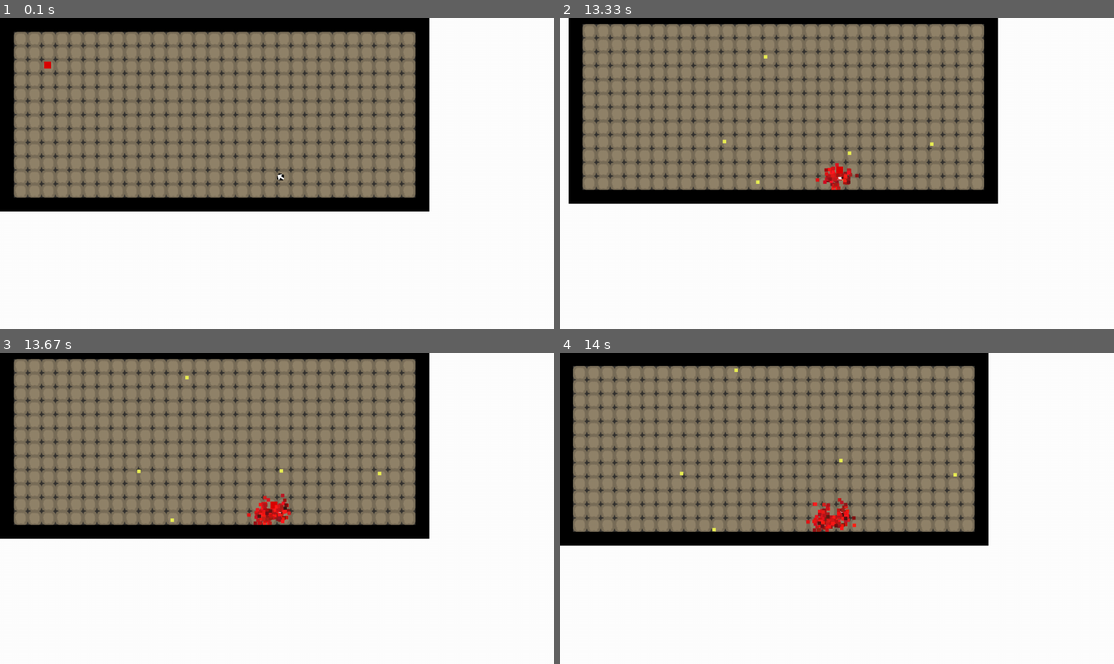
Above: before the commit, frames 1-4 (two rows, left to right).
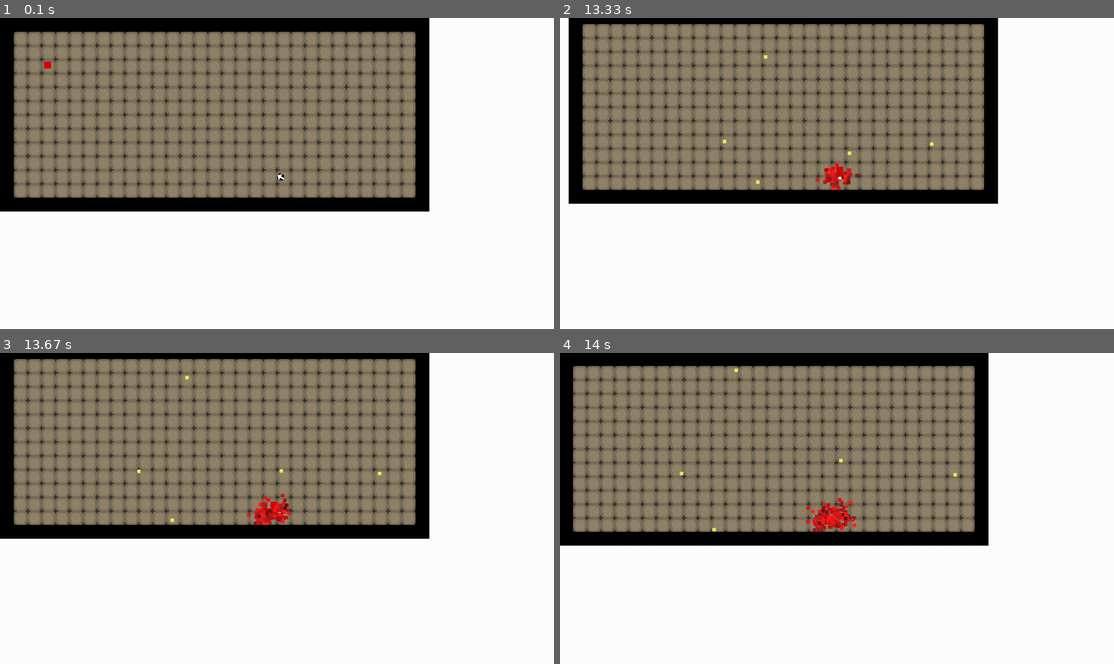
Above: after the commit, the same moments.

Repository: FRadford/pygame-systems
Game: pygame game, started from examples/simple/top_down.py
Two runs of this game, one before a commit and one after it. Both use one fixed random seed, a clock stepped at 60 frames per second and the inputs below.
Inputs (mouse positions are in pixels of both pictures, inside the frame that each line leads up to):
- Up to frame 1 (0.1 s): no input
- Up to frame 2 (13.33 s): click (837, 173) at 0.38 s; hold A 0.67-1.2 s; click (909, 89) at 0.75 s; hold S 1.23-1.53 s; click (742, 245) at 1.32 s; hold A 1.57-1.97 s; click (859, 210) at 1.65 s; hold W 2-2.37 s; click (692, 269) at 2.08 s; hold D 2.4-3.03 s; click (659, 217) at 2.48 s; hold S 3.07-3.43 s; click (981, 58) at 3.15 s; hold A 3.47-3.93 s; click (842, 77) at 3.55 s; hold D 3.97-4.43 s; click (670, 154) at 4.05 s; hold W 4.47-4.77 s; click (886, 92) at 4.55 s; hold D 4.8-5.27 s; click (698, 248) at 4.88 s; hold A 5.3-5.83 s; click (875, 167) at 5.38 s; hold S 5.87-6.17 s; click (931, 282) at 5.95 s; hold A 6.2-6.6 s; click (776, 142) at 6.28 s; hold W 6.63-7 s; click (676, 111) at 6.72 s; hold D 7.03-7.67 s; click (964, 173) at 7.12 s; hold S 7.7-8.07 s; click (809, 176) at 7.78 s; hold A 8.1-8.57 s; click (787, 238) at 8.18 s; hold D 8.6-9.07 s; move the mouse to (698, 220) at 8.63 s; click (698, 220) at 8.68 s; hold W 9.1-9.4 s; click (770, 204) at 9.18 s; hold D 9.43-9.9 s; click (715, 120) at 9.52 s; hold A 9.93-10.47 s; move the mouse to (825, 282) at 9.97 s; click (825, 282) at 10.02 s; hold S 10.5-10.8 s; click (781, 98) at 10.58 s; hold A 10.83-11.23 s; click (626, 117) at 10.92 s; hold W 11.27-11.63 s; move the mouse to (947, 136) at 11.3 s; click (947, 136) at 11.35 s; hold D 11.67-12.3 s; click (643, 201) at 11.75 s; hold S 12.33-12.7 s; click (1041, 291) at 12.42 s; hold A 12.73-13.2 s; click (837, 61) at 12.82 s; hold D from 13.23 s (still down); click (759, 241) at 13.32 s
- Up to frame 3 (13.67 s): keep holding D
- Up to frame 4 (14 s): release D at 13.7 s; hold W from 13.73 s (still down); click (720, 514) at 13.82 s

Frames 1-3 are identical in both runs. In frame 4, 0.2% of the frame differs, in the area x 44-54%, y 47-58%.

Commit message:
Simple AI mixin, cleanup

Diff:
--- a/examples/simple/extend/entities.py
+++ b/examples/simple/extend/entities.py
@@ -1,9 +1,7 @@
 import itertools
 import math
 
-import pygame
-
-import systems.entities
+import systems
 
 
 class Player(systems.entities.Player):
@@ -12,8 +10,6 @@
         self.attack_type = self.shoot
         self.attack_strength = 5
         self.cool_down = 10
-
-        self.projectiles = pygame.sprite.Group()
 
         self.max_health = 100
         self.health = self.max_health
@@ -40,7 +36,7 @@
 
 class Bullet(systems.entities.DynamicSprite):
     def __init__(self, x, y, angle, speed, strength):
-        super(Bullet, self).__init__(x, y, {"base": "examples/simple/assets/bullet.png"}, scale=0.5)
+        super(Bullet, self).__init__(x, y, {"base": "assets/bullet.png"}, scale=0.5)
         self.speed = speed
         self.strength = strength
         self.dx, self.dy = self.parse_directions(math.radians(-angle - 90), speed)
@@ -64,7 +60,7 @@
                             other.damage(self.strength)
 
 
-class Follower(systems.entities.Enemy):
+class Follower(systems.entities.Enemy, systems.ai.AIMixin):
     def __init__(self, x, y, sprites, target):
         super(Follower, self).__init__(x, y, sprites)
         self.speed = 0.75
@@ -72,17 +68,12 @@
         self.target = target
         self.health = 10
 
+        self.move_towards = self.move_to_target_simple
+
     def update(self, colliders, surface, cam):
         systems.entities.Enemy.update(self, colliders, surface, cam)
         if self.health > 0:
             self.move_towards(self.target, colliders)
-
-    def move_towards(self, target, colliders):
-        dx, dy = self.rect.centerx - target.rect.centerx, self.rect.centery - target.rect.centery
-        dist = math.hypot(dx, dy)
-        dx, dy = -(dx / dist), -(dy / dist)
-
-        self.move(dx * self.speed, dy * self.speed, colliders)
 
     @systems.entities.basic_movement
     def move_single_axis(self, dx, dy, colliders):
@@ -96,9 +87,9 @@
 
 class Floor(systems.entities.StaticSprite):
     def __init__(self, x, y):
-        super(Floor, self).__init__(x, y, {"base": "examples/simple/assets/floor.png"})
+        super(Floor, self).__init__(x, y, {"base": "assets/floor.png"})
 
 
 class Wall(systems.entities.StaticSprite):
     def __init__(self, x, y):
-        super(Wall, self).__init__(x, y, {"base": "examples/simple/assets/wall.png"}, scale=2)
+        super(Wall, self).__init__(x, y, {"base": "assets/wall.png"}, scale=2)
--- a/examples/simple/top_down.py
+++ b/examples/simple/top_down.py
@@ -23,8 +23,8 @@
     all_sprites = pygame.sprite.Group()
 
     player = extend.Player(width / 2, height / 2,
-                           {"base": "examples/simple/assets/player.png",
-                            "hurt": "examples/simple/assets/player-hurt.png"})
+                           {"base": "assets/player.png",
+                            "hurt": "assets/player-hurt.png"})
     main_cam = systems.camera.Camera(systems.camera.simple_camera, (width, height))
     clock = pygame.time.Clock()
 
@@ -60,8 +60,8 @@
     player.add(colliders, all_sprites)  # add player to groups
 
     # setup basic enemy and add to groups
-    follower = extend.Follower(100, 100, {"base": "examples/simple/assets/enemy.png",
-                                          "hurt": "examples/simple/assets/enemy-hurt.png"},
+    follower = extend.Follower(100, 100, {"base": "assets/enemy.png",
+                                          "hurt": "assets/enemy-hurt.png"},
                                player)
     follower.add(colliders, all_sprites)
 
--- a/systems/__init__.py
+++ b/systems/__init__.py
@@ -1,3 +1,4 @@
+import systems.ai
 import systems.camera
 import systems.entities
 import systems.spritesheets
--- /dev/null
+++ b/systems/ai.py
@@ -0,0 +1,13 @@
+import math
+
+import systems.entities
+
+
+class AIMixin(object):
+    def move_to_target_simple(self: systems.entities.DynamicSprite, target: systems.entities.StaticSprite,
+                              colliders: list):
+        dx, dy = self.rect.centerx - target.rect.centerx, self.rect.centery - target.rect.centery
+        dist = math.hypot(dx, dy)
+        dx, dy = -(dx / dist), -(dy / dist)
+
+        self.move(dx * self.speed, dy * self.speed, colliders)
--- a/systems/entities.py
+++ b/systems/entities.py
@@ -135,6 +135,7 @@
         self.hurt_time = self.base_hurt_time
 
         self.particles = pygame.sprite.Group()
+        self.projectiles = pygame.sprite.Group()
 
     def damage(self, value):
         self.health -= value
Not shown, changed: .gitignore
